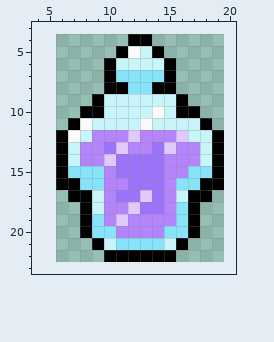
Two states of a pixel-art sprite, assets/sprites/purplepotion.png. The first picture shows the starting point.
The file is 14x19 pixels. Shown: x 4..20, y 3..23. The old version is drawn lined up with the new one, on the new canvas.
After:
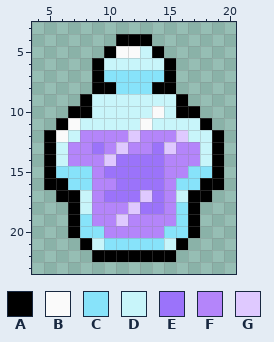
Palette (. is transparent): A #000000  B #fafafa  C #87e3fa  D #c8f5fa  E #9b73fa  F #b485fa  G #dfc9ff
Changes in this commit:
canvas 14x19 -> 25x25, the old top-left corner now at 6,4
Changed rows in their new state; - is an unchanged pixel.
first column x 5:
 4 ------A
 5 -----AB
 6 ----AD-
 7 ----AC-
 8 ----A-C
 9 ---AD--
10 --A-D--
11 -ABD---
12 ABDF---
13 ADF-EF-
14 ADF----
15 AC--FE-
16 A-C-F-E
17 -A-DFE-
18 --ADF--
19 --ACF--
20 --AC-F-
21 ---ADC-
22 ----A--
Pixel boxes of the changes (left, top, right, bottom) in both pictures:
changed: (44, 34, 128, 262)
